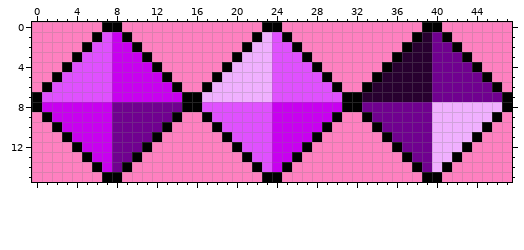
A pixel-art sprite gets an edit: trunk/game/org/pandcorps/platform/res/misc/Gem4.png. Above, as it was before the edit.
The file is 48x16 pixels.
The same view after the edit:
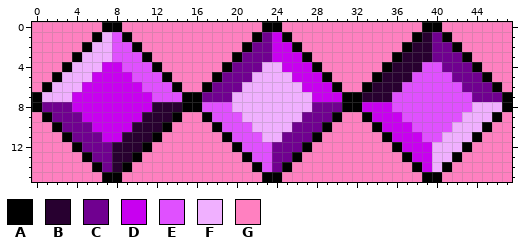
Palette (. is transparent): A #000000  B #280030  C #700090  D #c800f0  E #e050ff  F #f0b0ff  G #ff80c0
The edit:
Changed rows in their new state; - is an unchanged pixel.
first column x 1:
 1 ------FE--------------CD-------------------
 2 -----FFEE------------CCDD------------------
 3 ----FFFEEE----------CCCDDD-----------------
 4 ---FFFD-EEE--------CCC-FDDD-----------EE---
 5 --FFFDD--EEE------CCC--FFDDD---------EEEE--
 6 -FFFDDD---EEE----CCC---FFFDDD-------EEEEEE-
 7 FFFDDDD----EEE--CCC----FFFFDDD-----EEEEEEEE
 8 CCC----DDDDBBB-----FFFFFFFFCCC--DDDEEEEEEEE
 9 -CCC---DDDBBB-------FFFFFFCCC----DDDEEEEEE-
10 --CCC--DDBBB---------FFFFCCC------DDDEEEE--
11 ---CCC-DBBB-----------FFCCC--------DDDEE---
12 ----CCCBBB-------------CCC----------DDD----
13 -----CCBB--------------CC------------DD----
14 ------CB---------------C--------------D----
Boxes around the changes in both pictures, in picture pixels (x1, y1, x2, y2):
changed: (42, 32, 472, 172)
